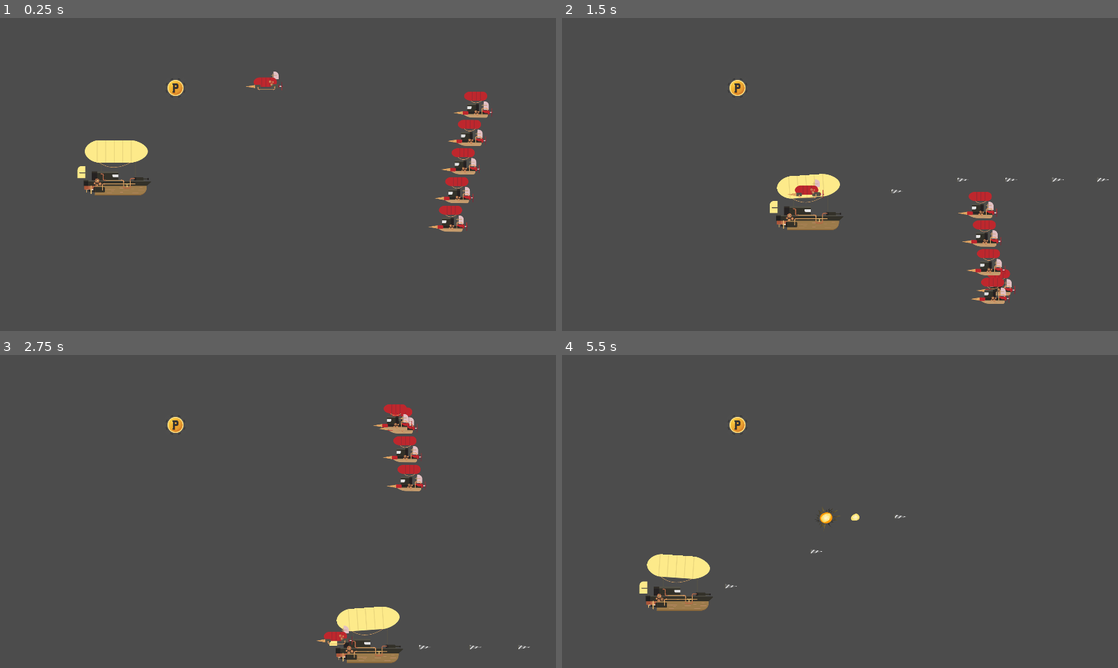
Above: before the commit, frames 1-4 (two rows, left to right).
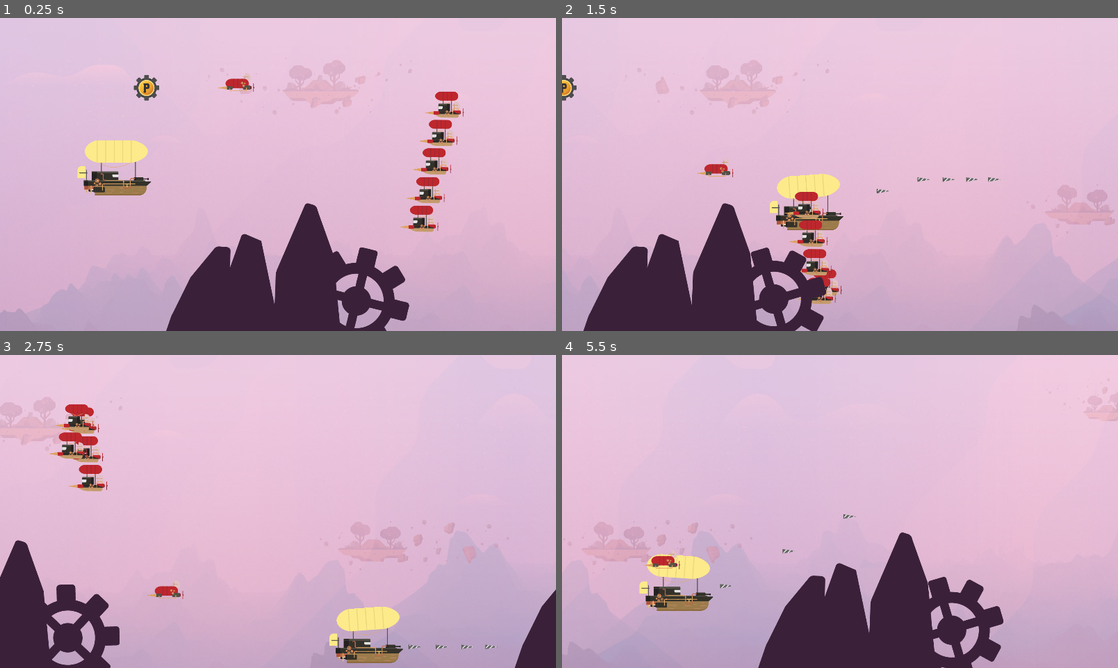
Above: after the commit, the same moments.

Repository: platzi/taller-godot-arkanet
Game: Godot game, scene res://Scenes/Nivel1.tscn
The game is run twice, just before and just after one commit, with the same random seed, the same clock (stepped at 60 frames per second) and the same inputs.
Inputs (mouse positions are in pixels of both pictures, inside the frame that each line leads up to):
- Up to frame 1 (0.25 s): no input
- Up to frame 2 (1.5 s): move the mouse to (962, 158) at 0.52 s; press the mouse at (962, 158) at 0.53 s; hold D (move_right) 0.53-1.28 s; move the mouse to (728, 190) at 1.27 s; release the mouse at (728, 190) at 1.28 s; hold S (move_down) from 1.28 s (still down); click (728, 190) at 1.35 s
- Up to frame 3 (2.75 s): move the mouse to (333, 442) at 2.02 s; release S (move_down) at 2.03 s; press the mouse at (333, 442) at 2.03 s; hold D (move_right) from 2.03 s (still down)
- Up to frame 4 (5.5 s): move the mouse to (812, 574) at 2.77 s; release D (move_right) at 2.78 s; release the mouse at (812, 574) at 2.78 s; hold W (move_up) 2.78-3.53 s; click (812, 574) at 2.85 s; move the mouse to (1006, 558) at 3.52 s; press the mouse at (1006, 558) at 3.53 s; hold A (move_left) 3.53-5.03 s; move the mouse to (673, 464) at 4.27 s; release the mouse at (673, 464) at 4.28 s; click (673, 464) at 4.35 s; move the mouse to (867, 511) at 5.02 s; press the mouse at (867, 511) at 5.03 s; hold S (move_down) from 5.03 s (still down)

The runs differ from the first frame. In frame 1, 98% of the frame differs, in the area x 0-100%, y 0-100%; in frame 2, 99%; in frame 3, 98%; in frame 4, 99%.

Commit message:
Clase 13 - Creando un fondo en loop

Diff:
--- /dev/null
+++ b/Scenes/Monte.tscn
@@ -0,0 +1,36 @@
+[gd_scene load_steps=5 format=2]
+
+[ext_resource path="res://Assets/fondo/montana.png" type="Texture" id=1]
+[ext_resource path="res://Assets/fondo/engranaje.png" type="Texture" id=2]
+[ext_resource path="res://Scripts/Monte.gd" type="Script" id=3]
+
+[sub_resource type="Animation" id=1]
+resource_name = "Engranaje"
+length = 3.0
+tracks/0/type = "value"
+tracks/0/path = NodePath("Engranaje:rotation_degrees")
+tracks/0/interp = 1
+tracks/0/loop_wrap = true
+tracks/0/imported = false
+tracks/0/enabled = true
+tracks/0/keys = {
+"times": PoolRealArray( 0, 3 ),
+"transitions": PoolRealArray( 1, 1 ),
+"update": 0,
+"values": [ 0.0, 360.0 ]
+}
+
+[node name="Monte" type="Node2D"]
+script = ExtResource( 3 )
+
+[node name="Engranaje" type="Sprite" parent="."]
+position = Vector2( 1332, 973 )
+rotation = 6.28319
+texture = ExtResource( 2 )
+
+[node name="Montana" type="Sprite" parent="."]
+position = Vector2( 971, 875 )
+texture = ExtResource( 1 )
+
+[node name="AnimationPlayer" type="AnimationPlayer" parent="."]
+anims/Engranaje = SubResource( 1 )
--- a/Scenes/Nivel1.tscn
+++ b/Scenes/Nivel1.tscn
@@ -1,17 +1,35 @@
-[gd_scene load_steps=7 format=2]
+[gd_scene load_steps=10 format=2]
 
 [ext_resource path="res://Scenes/Personaje.tscn" type="PackedScene" id=1]
 [ext_resource path="res://Scenes/GrupoEnemigos.tscn" type="PackedScene" id=2]
 [ext_resource path="res://Scenes/EnemigoDirigido.tscn" type="PackedScene" id=3]
 [ext_resource path="res://Assets/disparo/powerUp.png" type="Texture" id=4]
 [ext_resource path="res://Scripts/PowerUp.gd" type="Script" id=5]
+[ext_resource path="res://Scenes/Monte.tscn" type="PackedScene" id=6]
+[ext_resource path="res://Assets/fondo/fondo.jpg" type="Texture" id=7]
+[ext_resource path="res://Scripts/Camera2D.gd" type="Script" id=8]
 
 [sub_resource type="CircleShape2D" id=1]
 radius = 40.05
 
 [node name="Nivel1" type="Node2D"]
 
-[node name="Personaje" parent="." instance=ExtResource( 1 )]
+[node name="ParallaxBackground" type="ParallaxBackground" parent="."]
+
+[node name="ParallaxLayer" type="ParallaxLayer" parent="ParallaxBackground"]
+motion_mirroring = Vector2( 5760, 0 )
+
+[node name="Fondo" type="Sprite" parent="ParallaxBackground/ParallaxLayer"]
+position = Vector2( 2880, 540 )
+texture = ExtResource( 7 )
+
+[node name="Camera2D" type="Camera2D" parent="."]
+position = Vector2( 960, 540 )
+current = true
+script = ExtResource( 8 )
+
+[node name="Personaje" parent="Camera2D" instance=ExtResource( 1 )]
+position = Vector2( -560, -21 )
 
 [node name="GrupoEnemigos" parent="." instance=ExtResource( 2 )]
 speed = 500.0
@@ -29,4 +47,9 @@
 [node name="CollisionShape2D" type="CollisionShape2D" parent="PowerUp"]
 shape = SubResource( 1 )
 
+[node name="Monte" parent="." instance=ExtResource( 6 )]
+
+[node name="Monte2" parent="." instance=ExtResource( 6 )]
+position = Vector2( 2213, -27 )
+
 [connection signal="body_entered" from="PowerUp" to="PowerUp" method="_on_PowerUp_body_entered"]
--- /dev/null
+++ b/Scripts/Camera2D.gd
@@ -0,0 +1,6 @@
+extends Camera2D
+
+export (int) var velocidad = 400
+
+func _physics_process(delta):
+	position.x += velocidad*delta
--- /dev/null
+++ b/Scripts/Monte.gd
@@ -0,0 +1,5 @@
+extends Node2D
+
+
+func _ready():
+	$AnimationPlayer.play("Engranaje")
